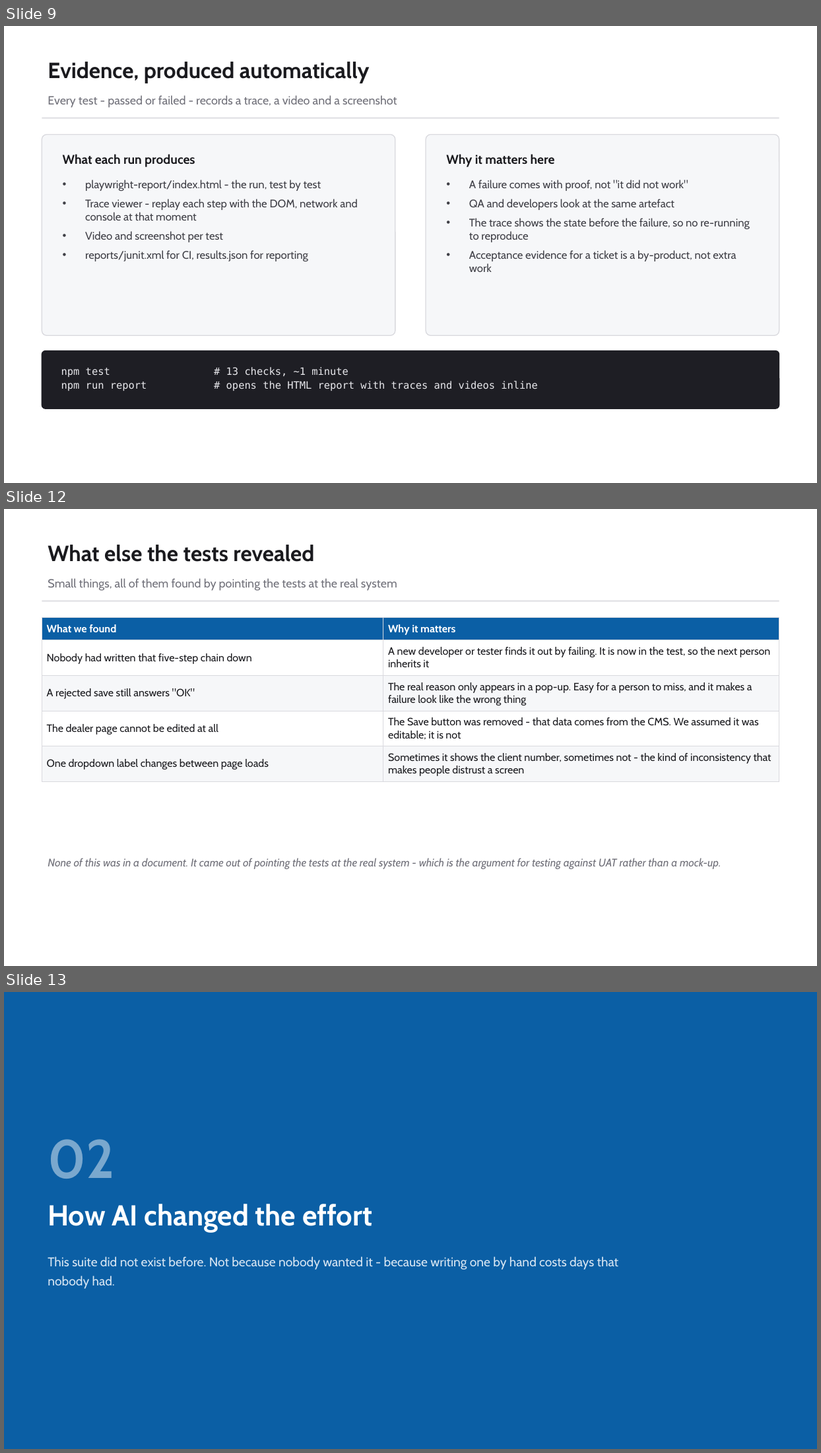
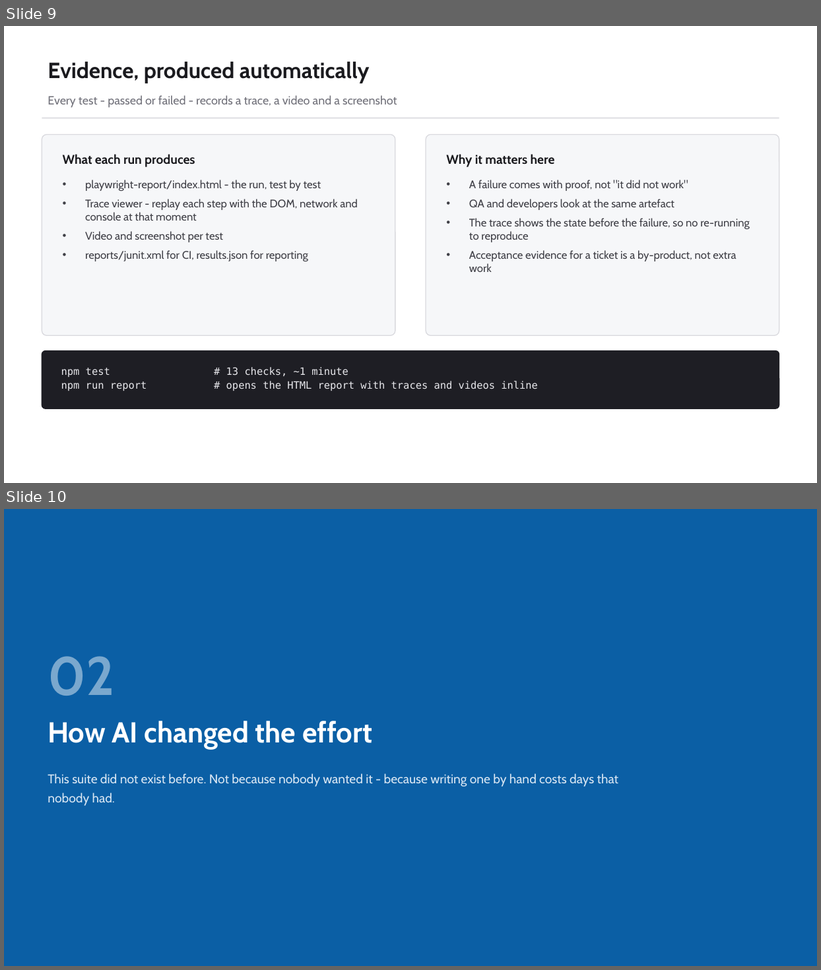
Before and after one commit to bulubuloa/AS.APAC.AI.Workshop, a slide deck: presentations/Web_Test_Automation_Playwright.pptx. Shown one above the other, each under a label of ours: slides 9, 12 and 13 before the commit, slides 9 and 10 after it; the slides between them are not shown. The pictures are 821x1453 and 821x970 pixels, drawn with LibreOffice and Linux fonts; fonts in the diff are those of the drawing. Boxes give left, top, right and bottom in pixels: in the first picture for what was removed or moved away, otherwise in the second. Text is boxed around its words. In the diff, an @@ line names an element or a change of style, - is before the commit and + after.

Commit message:
Playwright deck: drop the three UAT data slides, keep the demo focus

```diff
--- a/presentations/Web_Test_Automation_Playwright.pptx
+++ b/presentations/Web_Test_Automation_Playwright.pptx
@@ slide 12 removed at (x1=4, y1=509, x2=817, y2=966), background #FFFFFF @@
@@ text removed at (x1=48, y1=545, x2=314, y2=562) @@
-What else the tests revealed
@@ text removed at (x1=48, y1=578, x2=397, y2=591) @@
-Small things, all of them found by pointing the tests at the real system
@@ rectangle removed at (x1=42, y1=601, x2=780, y2=601) @@
@@ table removed at (x1=42, y1=618, x2=780, y2=779), 5 rows, 2 columns @@
-What we found | Why it matters
-Nobody had written that five-step chain down | A new developer or tester finds it out by failing. It is now in the test, so the next person inherits it
-A rejected save still answers "OK" | The real reason only appears in a pop-up. Easy for a person to miss, and it makes a failure look like the wrong thing
-The dealer page cannot be edited at all | The Save button was removed - that data comes from the CMS. We assumed it was editable; it is not
-One dropdown label changes between page loads | Sometimes it shows the client number, sometimes not - the kind of inconsistency that makes people distrust a screen
@@ text removed at (x1=48, y1=858, x2=721, y2=869) @@
-None of this was in a document. It came out of pointing the tests at the real system - which is the argument for testing against UAT rather than a mock-up.
@@ what was slide 13 is now slide 10 @@
```
Also in this commit, not shown: 2 other slides removed, 1 other file.
